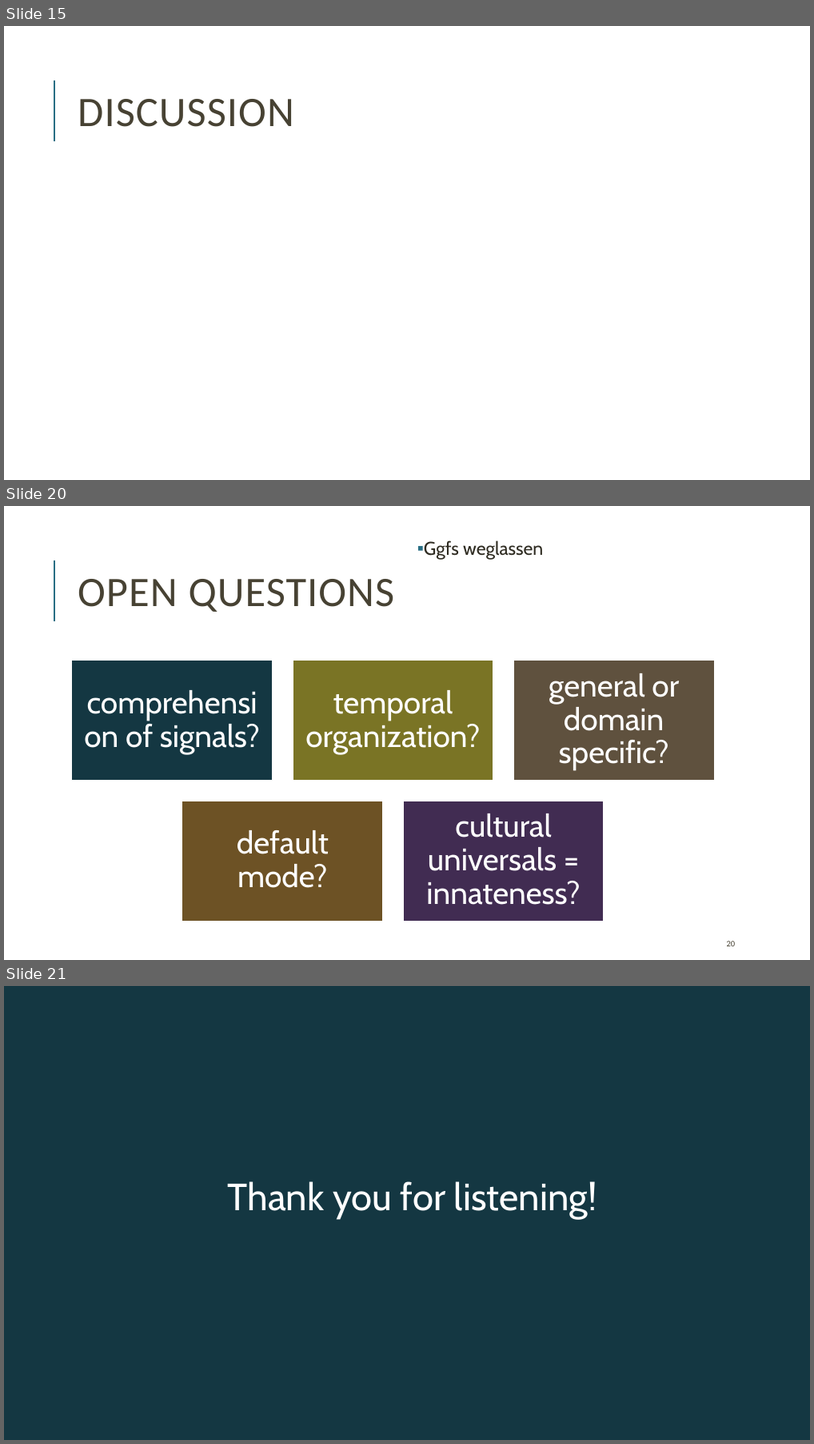
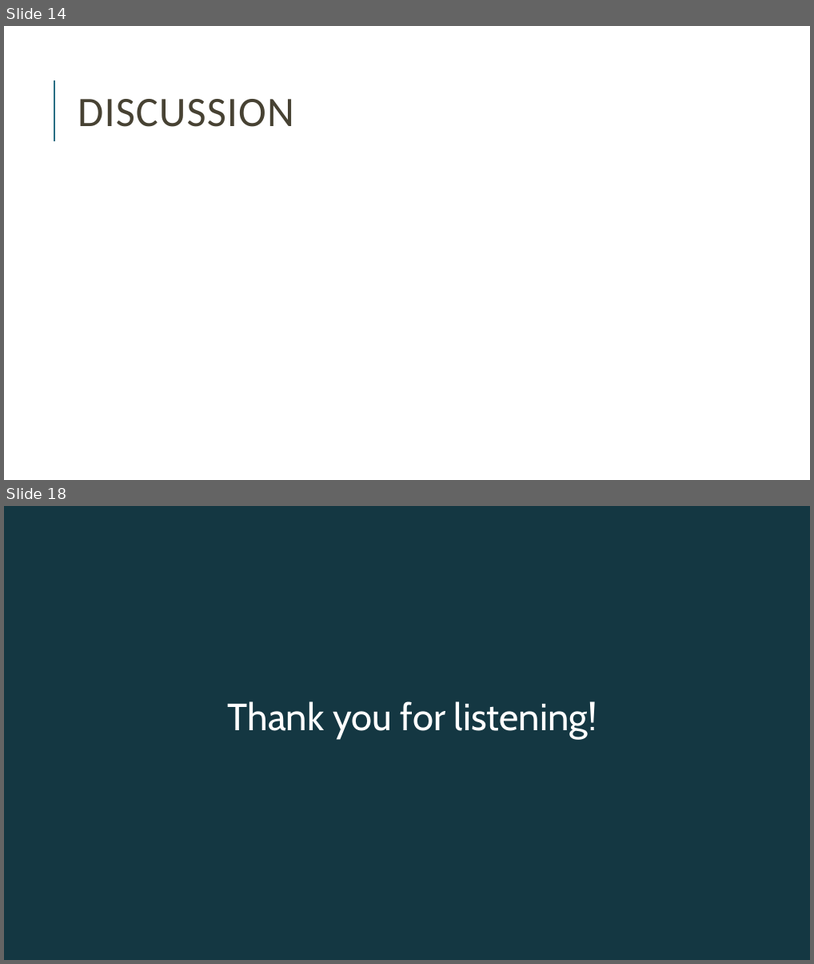
Before and after one commit to miriamschiele/MA, a slide deck: presentation/Miriam Schiele, MA presentation.pptx. Shown one above the other, each under a label of ours: slides 15, 20 and 21 before the commit, slides 14 and 18 after it; the slides between them are not shown. The pictures are 814x1444 and 814x964 pixels, drawn with LibreOffice and Linux fonts; fonts in the diff are those of the drawing. Boxes give left, top, right and bottom in pixels: in the first picture for what was removed or moved away, otherwise in the second. Text is boxed around its words. In the diff, an @@ line names an element or a change of style, - is before the commit and + after.

```diff
--- a/presentation/Miriam Schiele, MA presentation.pptx
+++ b/presentation/Miriam Schiele, MA presentation.pptx
@@ slide 20 removed at (x1=4, y1=506, x2=810, y2=960), background #FFFFFF; not listed: 1 template element that a slide beside it also shows @@
@@ text removed at (x1=424, y1=540, x2=543, y2=560) @@
-▪ Ggfs weglassen
@@ title removed at (x1=78, y1=579, x2=395, y2=612) @@
-OPEN QUESTIONS
@@ group removed at (x1=72, y1=660, x2=715, y2=921): 5 rectangles, 5 texts @@
-comprehension of signals?
-temporal organization?
-general or domain specific?
-default mode?
-cultural universals = innateness?
@@ page number removed at (x1=727, y1=940, x2=736, y2=946) @@
-20
@@ what was slide 15 is now slide 14 @@
@@ what was slide 21 is now slide 18 @@
```
Also in this commit, not shown: 3 slides changed, 1 slide added, 3 other slides removed.
